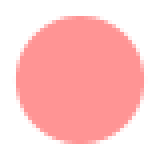
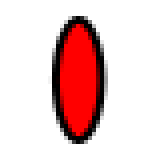
Before/after of a 160×160 layered artwork. What changed in the layer stack:
painted on "Shape 1" over [12, 16, 148, 144]
